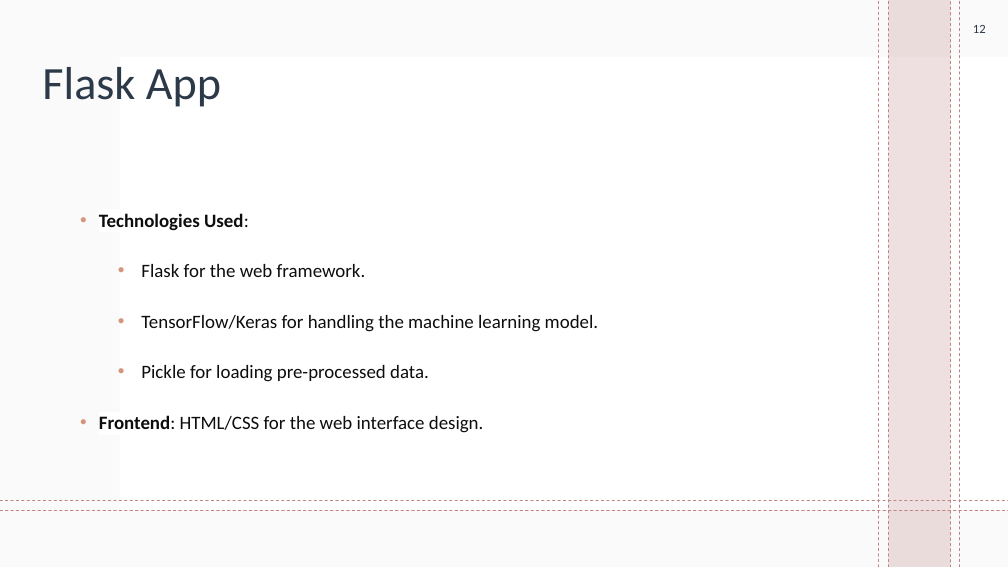
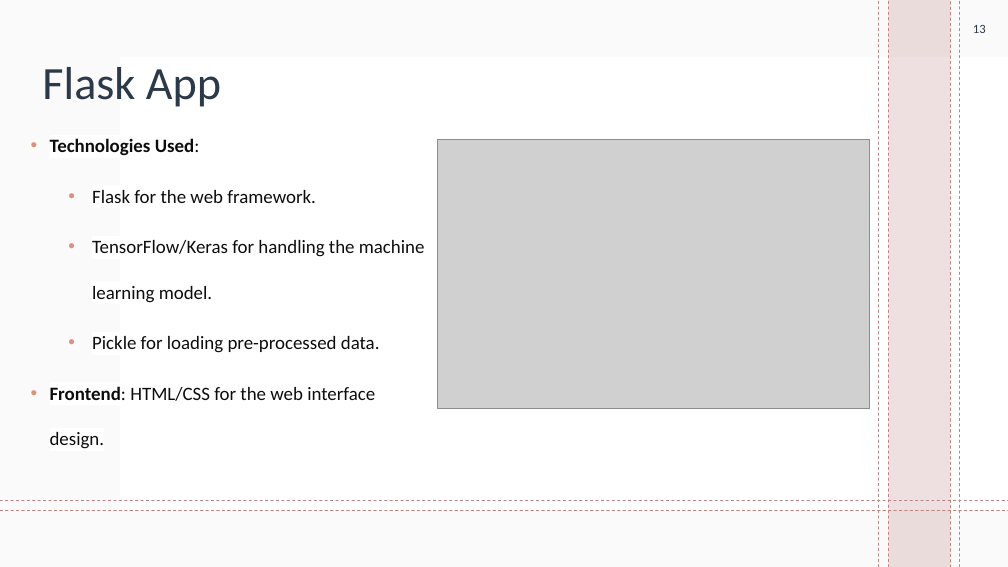
Before and after one commit to Hasansattar/Flaskapp_Amazon_Sentiment_Reviews, a slide deck: slide 13 of Amazon Product Review Sentiments presentation.pptx (slide 12 before the commit). Drawn at 1008x567 pixels with LibreOffice and Linux fonts; fonts in the diff are those of the drawing; grey boxes stand for pictures; background and template pictures are left out. Boxes give left, top, right and bottom in pixels: in the first picture for what was removed or moved away, otherwise in the second. Text is boxed around its words. In the diff, an @@ line names an element or a change of style, - is before the commit and + after.

```diff
--- a/Amazon Product Review Sentiments presentation.pptx
+++ b/Amazon Product Review Sentiments presentation.pptx
@@ page number at [973,25,986,33]: text changed @@
-12
+13
@@ text "Technologies Used:" rewrapped from [99,213,598,433] to [50,138,425,449] @@
@@ picture added at [437,140,870,408] @@
```
Also in this commit, not shown: 10 other slides changed, 1 slide added, 1 other file.
